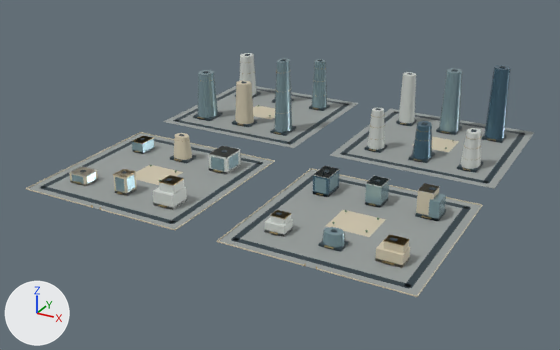
Two versions of the glTF model web/public/assets/3d/ampliworld/GC-CITY-2030/GC-TILE-10-18.glb, one commit apart.
Rendered twice from a 50 mm camera at (662.0, -4297.0, 601.0) aimed at (-19.0, -3060.0, -18.0). Every picture has the same lights, and +X, +Y and +Z are marked at lower left. The first picture is the older version. Where no turn or scale is listed for an object, it has been applied to the vertices. Vertices at exactly the same position are counted once.

In view in the first picture: 'GC-TILE-10-18-blue', 'GC-TILE-10-18-dark', 'GC-TILE-10-18-glass', 'GC-TILE-10-18-gold', 'GC-TILE-10-18-ivory', 'GC-TILE-10-18-paving', 'GC-TILE-10-18-white'.
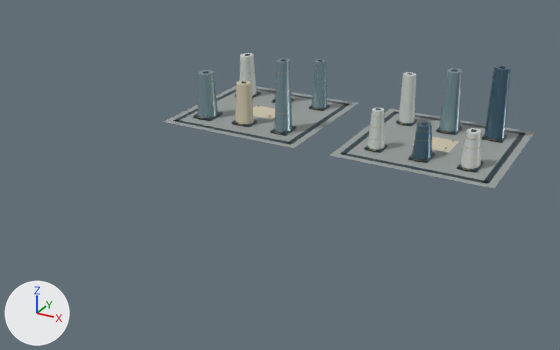
Location of each change, [x1, y1, x2, y2] in pixels of the pictures (560 x 350 px):
'GC-TILE-10-18-paving', reshaped (27% narrower, 50% shorter)
    before: [28, 86, 534, 295]
    after: [163, 86, 534, 189]
'GC-TILE-10-18-dark', reshaped (27% narrower, 44% shorter)
    before: [40, 54, 525, 289]
    after: [173, 54, 525, 184]
'GC-TILE-10-18-glass', reshaped (32% narrower, 61% shorter)
    before: [72, 58, 463, 248]
    after: [198, 58, 463, 132]
'GC-TILE-10-18-ivory', reshaped (51% narrower, 67% shorter)
    before: [25, 81, 483, 297]
    after: [235, 81, 459, 152]
'GC-TILE-10-18-white', reshaped (41% narrower, 37% shorter)
    before: [69, 53, 481, 237]
    after: [239, 53, 481, 169]
'GC-TILE-10-18-blue', reshaped (29% shorter)
    before: [275, 65, 511, 197]
    after: [275, 65, 511, 159]
'GC-TILE-10-18-gold', reshaped (29% narrower, 47% shorter)
    before: [74, 62, 496, 268]
    after: [197, 62, 496, 170]
part 1 of me_mesh_0, deleted
    before: [28, 133, 273, 229]
part 2 of me_mesh_0, deleted
    before: [219, 169, 481, 295]
part 3 of me_mesh_1, deleted
    before: [40, 134, 471, 289]
part 4 of me_mesh_2, deleted
    before: [25, 132, 483, 297]
part 5 of me_mesh_5, deleted
    before: [69, 146, 440, 237]
part 6 of me_mesh_6, deleted
    before: [74, 135, 431, 268]
part 7 of me_mesh_7, deleted
    before: [313, 167, 340, 197]
part 8 of me_mesh_8, deleted
    before: [72, 138, 446, 248]

The change, as a diff of the scene's bpy script:
```diff
--- a/web/public/assets/3d/ampliworld/GC-CITY-2030/GC-TILE-10-18.glb.py
+++ b/web/public/assets/3d/ampliworld/GC-CITY-2030/GC-TILE-10-18.glb.py
@@ me_mesh_0 @@
 # used by ob_gc_tile_10_18_paving; location = (0.0, 0.0, 0.0)
-me_mesh_0.from_pydata(...)  # 32 vertices, 48 faces; spans x -379.0..379.0, y -3379.0..-2621.0, z 0.0
+me_mesh_0.from_pydata(...)  # 16 vertices, 24 faces; spans x -379.0..379.0, y -2959.0..-2621.0, z 0.0
+# me_mesh_0 part 1: the loose piece of 8 vertices spanning x -379.0..-41.0, y -3379.0..-3041.0, z 0.0 is deleted
+# me_mesh_0 part 2: the loose piece of 8 vertices spanning x 41.0..379.0, y -3379.0..-3041.0, z 0.0 is deleted
 me_mesh_0.materials.append(mat_paving)
@@ me_mesh_1 @@
 # used by ob_gc_tile_10_18_dark; location = (0.0, 0.0, 0.0)
-me_mesh_1.from_pydata(...)  # 512 vertices, 768 faces; spans x -364.0..364.0, y -3364.0..-2636.0, z 0.0..161.0
+me_mesh_1.from_pydata(...)  # 256 vertices, 384 faces; spans x -364.0..364.0, y -2944.0..-2636.0, z 0.0..161.0
+# me_mesh_1 part 3: 32 loose pieces with 256 vertices, spanning x -364.0..364.0, y -3364.0..-3056.0, z 0.0..52.0, are deleted
 me_mesh_1.materials.append(mat_dark)
@@ me_mesh_2 @@
 # used by ob_gc_tile_10_18_ivory; location = (0.0, 0.0, 0.0)
-me_mesh_2.from_pydata(...)  # 196 vertices, 308 faces; spans x -380.0..380.0, y -3380.0..-2754.0, z 0.0..96.0
+me_mesh_2.from_pydata(...)  # 38 vertices, 64 faces; spans x -250.0..250.0, y -2896.0..-2754.0, z 0.0..96.0
+# me_mesh_2 part 4: 18 loose pieces with 158 vertices, spanning x -380.0..380.0, y -3380.0..-3040.0, z 0.0..51.0, are deleted
 me_mesh_2.materials.append(mat_ivory)
@@ me_mesh_5 @@
 # used by ob_gc_tile_10_18_white; location = (0.0, 0.0, 0.0)
-me_mesh_5.from_pydata(...)  # 168 vertices, 280 faces; spans x -331.0..328.0, y -3319.0..-2672.0, z 0.0..115.0
+me_mesh_5.from_pydata(...)  # 88 vertices, 160 faces; spans x -331.0..328.0, y -2903.0..-2672.0, z 5.0..115.0
+# me_mesh_5 part 5: 10 loose pieces with 80 vertices, spanning x -330.0..317.0, y -3319.0..-3093.0, z 0.0..48.0, are deleted
 me_mesh_5.materials.append(mat_white)
@@ me_mesh_6 @@
 # used by ob_gc_tile_10_18_gold; location = (0.0, 0.0, 0.0)
-me_mesh_6.from_pydata(...)  # 1188 vertices, 2076 faces; spans x -331.0..330.0, y -3380.0..-2674.0, z 0.0..138.0
+me_mesh_6.from_pydata(...)  # 888 vertices, 1584 faces; spans x -331.0..329.0, y -2908.0..-2674.0, z 4.0..138.0
+# me_mesh_6 part 6: 27 loose pieces with 300 vertices, spanning x -324.0..330.0, y -3380.0..-3099.0, z 0.0..45.0, are deleted
 me_mesh_6.materials.append(mat_gold)
@@ me_mesh_7 @@
 # used by ob_gc_tile_10_18_blue; location = (0.0, 0.0, 0.0)
-me_mesh_7.from_pydata(...)  # 74 vertices, 132 faces; spans x -229.0..330.0, y -3142.0..-2677.0, z 0.0..157.0
+me_mesh_7.from_pydata(...)  # 66 vertices, 120 faces; spans x -229.0..330.0, y -2903.0..-2677.0, z 5.0..157.0
+# me_mesh_7 part 7: the loose piece of 8 vertices spanning x 95.0..125.0, y -3142.0..-3094.0, z 0.0..38.0 is deleted
 me_mesh_7.materials.append(mat_blue)
@@ me_mesh_8 @@
 # used by ob_gc_tile_10_18_glass; location = (0.0, 0.0, 0.0)
-me_mesh_8.from_pydata(...)  # 326 vertices, 524 faces; spans x -332.0..331.0, y -3315.0..-2673.0, z 0.0..160.0
+me_mesh_8.from_pydata(...)  # 88 vertices, 160 faces; spans x -332.0..231.0, y -2904.0..-2673.0, z 5.0..160.0
+# me_mesh_8 part 8: 28 loose pieces with 238 vertices, spanning x -329.0..331.0, y -3315.0..-3093.0, z 0.0..41.0, are deleted
 me_mesh_8.materials.append(mat_glass)
```
